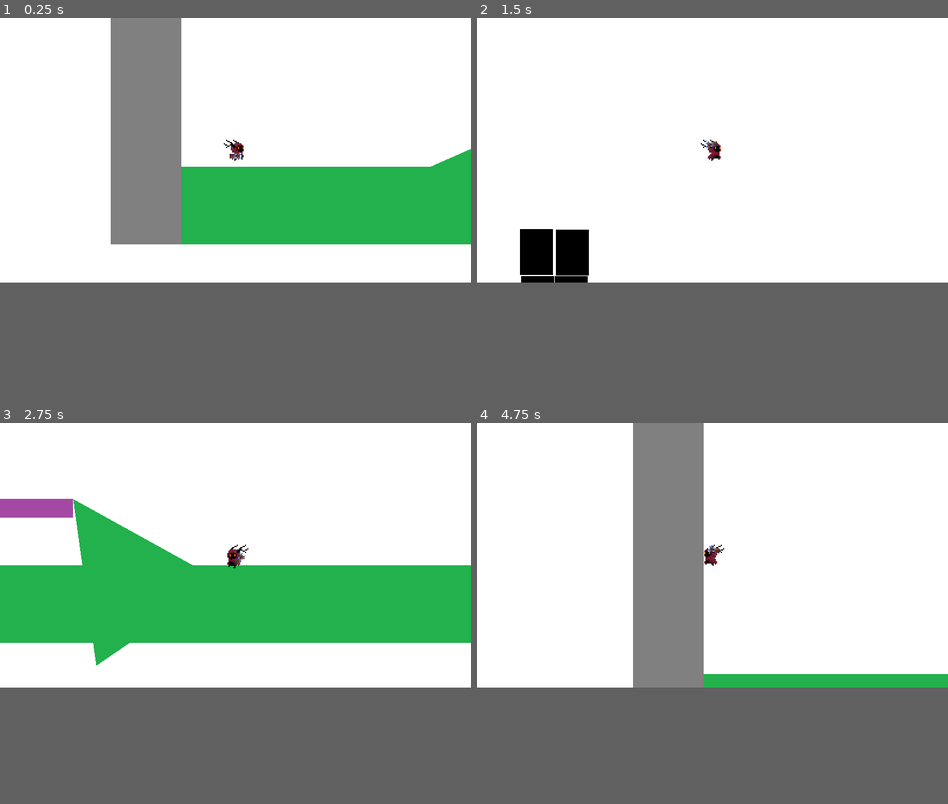
Above: before the commit, frames 1-4 (two rows, left to right).
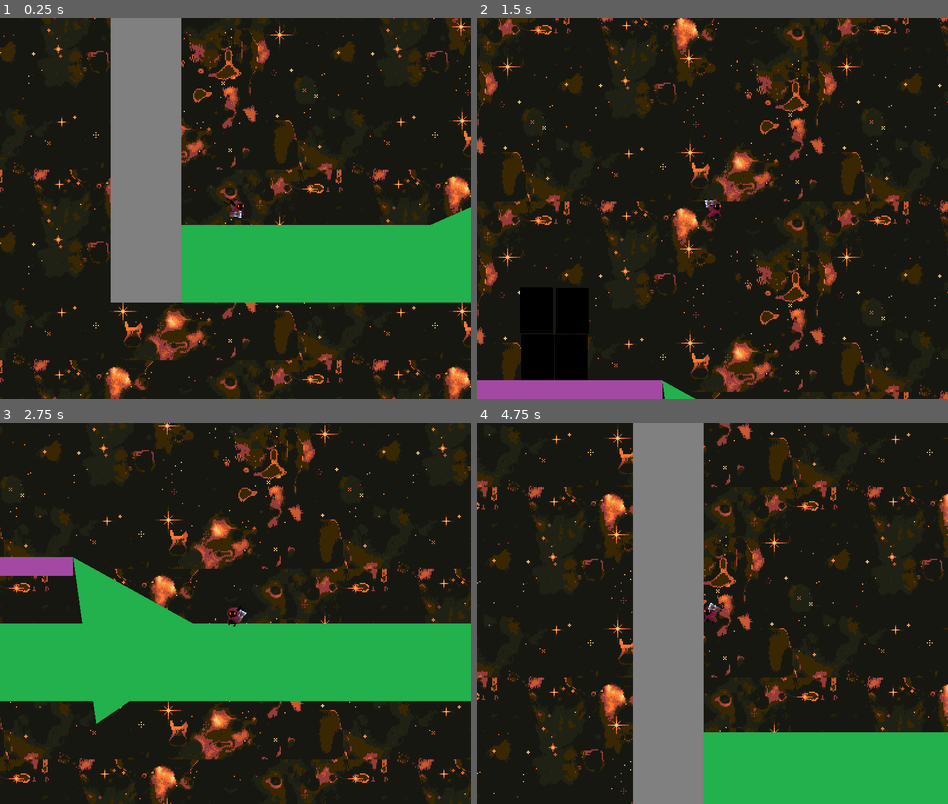
Above: after the commit, the same moments.

Repository: fernandoNic/entregas-ipv-Mu-ozFernando
Game: Godot game, scene res://src/Main.tscn
The game is run twice, just before and just after one commit, with the same random seed, the same clock (stepped at 60 frames per second) and the same inputs.
Inputs (mouse positions are in pixels of both pictures, inside the frame that each line leads up to):
- Up to frame 1 (0.25 s): no input
- Up to frame 2 (1.5 s): move the mouse to (816, 136) at 0.52 s; hold D (move_right) from 0.53 s (still down); click (816, 136) at 0.6 s; tap Space (jump) at 0.77 s; move the mouse to (618, 162) at 1.27 s; tap T (show_enemy_detection_area) at 1.35 s
- Up to frame 3 (2.75 s): tap Space (jump) at 1.52 s; move the mouse to (282, 495) at 2.02 s; release D (move_right) at 2.03 s; hold A (move_left) from 2.03 s (still down); click (282, 495) at 2.1 s
- Up to frame 4 (4.75 s): move the mouse to (688, 609) at 2.77 s; release A (move_left) at 2.78 s; hold D (move_right) 2.78-4.28 s; tap T (show_enemy_detection_area) at 2.85, 4.35 s; tap Space (jump) at 3.02, 3.77, 4.52 s; move the mouse to (853, 594) at 3.52 s; click (853, 594) at 3.6 s; tap R (reset) at 4.15 s; move the mouse to (571, 514) at 4.27 s; hold A (move_left) from 4.28 s (still down)
In our replay, the window is 800x450 before the commit and 800x648 after it. These sizes can differ from the game's own. Grey fills any space a smaller window leaves; there, only what the larger window draws over its background counts as a difference.

The runs differ from the first frame. In frame 1, 66% of the frame differs, in the area x 0-100%, y 0-100%; in frame 2, 74%; in frame 3, 71%; in frame 4, 76%.

Commit message:
efecto Parallax

Diff:
--- a/entrega-4-muñoz-fernando/project.godot
+++ b/entrega-4-muñoz-fernando/project.godot
@@ -21,6 +21,7 @@
 
 [display]
 
+window/size/viewport_width=800
 window/stretch/mode="2d"
 
 [input]
--- a/entrega-4-muñoz-fernando/src/Main.tscn
+++ b/entrega-4-muñoz-fernando/src/Main.tscn
@@ -2,7 +2,7 @@
 
 [ext_resource type="Script" uid="uid://coqxktsvv203r" path="res://src/Main.gd" id="1"]
 [ext_resource type="Script" uid="uid://25xetcj5a1il" path="res://src/entities/enemies/TurretsSpawner.gd" id="2"]
-[ext_resource type="Texture2D" uid="uid://ct77imo5scsq5" path="res://assets/textures/background.png" id="3"]
+[ext_resource type="Texture2D" uid="uid://ctr8khlrbhmg7" path="res://assets/textures/background/Space Background.png" id="2_0vhqb"]
 [ext_resource type="PackedScene" path="res://src/environment/Floor.tscn" id="4"]
 [ext_resource type="PackedScene" uid="uid://bd5hj26cc16d2" path="res://src/entities/enemies/Turret.tscn" id="5"]
 [ext_resource type="PackedScene" uid="uid://dvchiotj4dluu" path="res://src/environment/Obstacle.tscn" id="6"]
@@ -15,15 +15,17 @@
 [node name="Main" type="Node" unique_id=2119756450]
 script = ExtResource("1")
 
-[node name="CanvasLayer" type="CanvasLayer" parent="." unique_id=1522230864]
-layer = -1
+[node name="CanvasLayer" type="Node2D" parent="." unique_id=1993096732]
 
-[node name="Background" type="TextureRect" parent="CanvasLayer" unique_id=819139033]
-anchors_preset = 15
-anchor_right = 1.0
-anchor_bottom = 1.0
-texture = ExtResource("3")
-expand_mode = 1
+[node name="Background" type="Parallax2D" parent="CanvasLayer" unique_id=1165823182]
+scroll_scale = Vector2(0.4, 1)
+repeat_size = Vector2(288, 162)
+repeat_times = 5
+
+[node name="Sprite2D" type="Sprite2D" parent="CanvasLayer/Background" unique_id=1493674158]
+position = Vector2(1, 0)
+texture = ExtResource("2_0vhqb")
+centered = false
 
 [node name="Environment" type="Node2D" parent="." unique_id=36366164]
 
@@ -82,8 +84,16 @@
 turret_scene = ExtResource("5")
 extents = Vector2(300, -350)
 
-[node name="Turret" parent="Environment/Entities" unique_id=1771932699 instance=ExtResource("5")]
+[node name="Enemies" type="Node2D" parent="Environment/Entities" unique_id=820908905]
+
+[node name="Turret" parent="Environment/Entities/Enemies" unique_id=1771932699 instance=ExtResource("5")]
 position = Vector2(1608.14, 497.862)
+
+[node name="Turret3" parent="Environment/Entities/Enemies" unique_id=486949320 instance=ExtResource("5")]
+position = Vector2(1114, 485)
+
+[node name="Turret2" parent="Environment/Entities/Enemies" unique_id=615120669 instance=ExtResource("5")]
+position = Vector2(1720, 215)
 
 [node name="Objects" type="Node2D" parent="Environment" unique_id=381769877]
 
